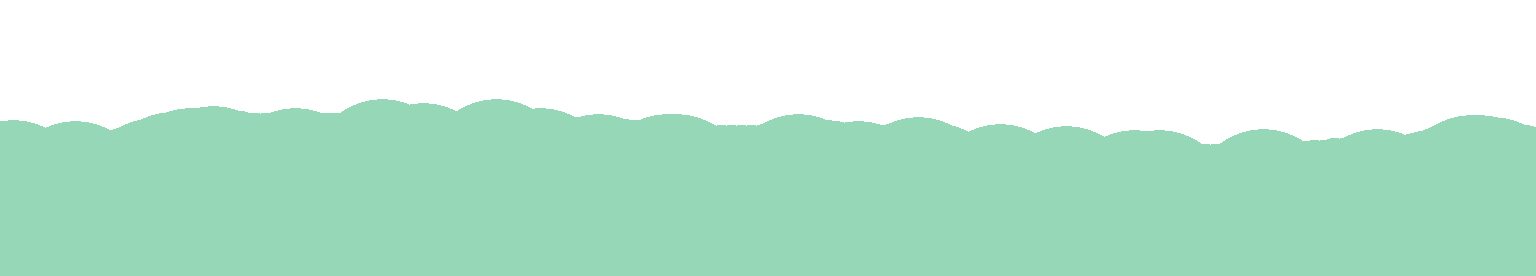
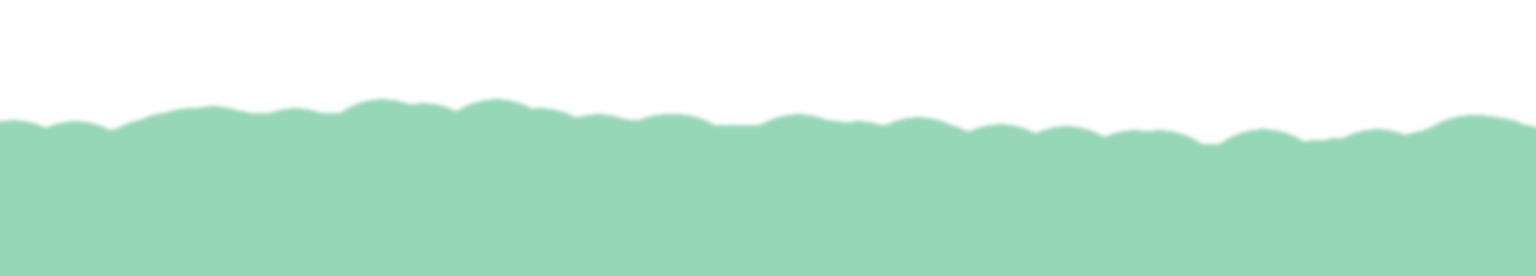
Layered file, before and after one edit (1536×276). Changes by layer:
painted on "Layer 1" over [0, 95, 1536, 148]
